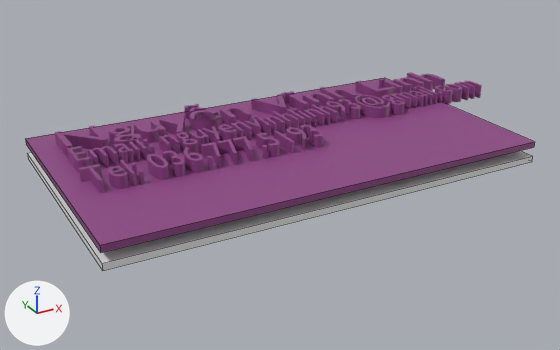
The Blender file mindar/khach/emLinh.blend as it was, and as the next commit left it.
Rendered twice from a 50 mm camera at (-5.53, -10.09, 4.57) aimed at (0.02, 0.0, -0.48). Arrows for +X, +Y and +Z are at lower left; the lights stay in place. Text is drawn in Blender's own font. Mesh edges are drawn as thin lines on the coarser meshes.

Names of what the first picture shows: 'Plane', 'Plane.001', 'Text', 'Text.001', 'Text.002'.
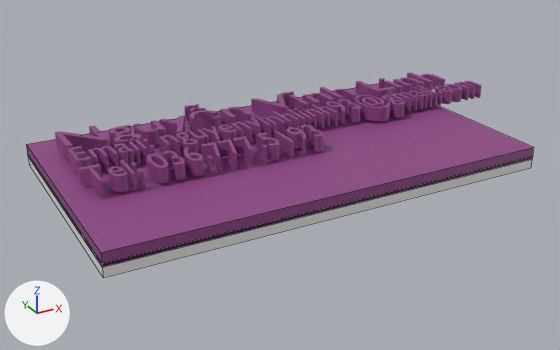
Commit message: Em Linh

Pixel boxes [x1, y1, x2, y2] of what changed, in the pictures (560 x 350 px):
'Plane', modifiers changed: before [26, 78, 535, 252]; after [26, 84, 534, 267]
'Plane.001', modifiers changed: before [28, 151, 532, 271]; after [28, 157, 532, 278]

The change in detail:
Object 'Plane' (ob_plane) has a SOLIDIFY modifier named 'Solidify'.
On modifier 'Solidify' of object 'Plane' (ob_plane), thickness goes from 0.1 to 0.2.
Modifier setting: offset = -2.0.
Object 'Plane.001' (ob_plane_001) has a SOLIDIFY modifier named 'Solidify'.
On modifier 'Solidify' of object 'Plane.001' (ob_plane_001), thickness goes from 0.1 to 0.2.
